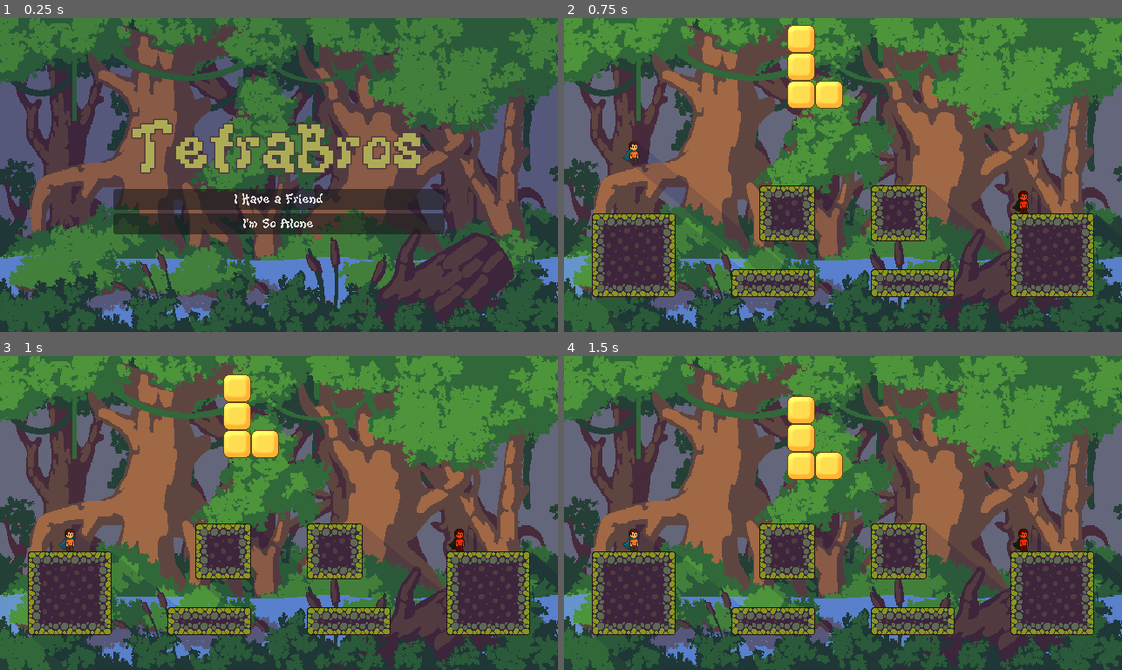
Above: before the commit, frames 1-4 (two rows, left to right).
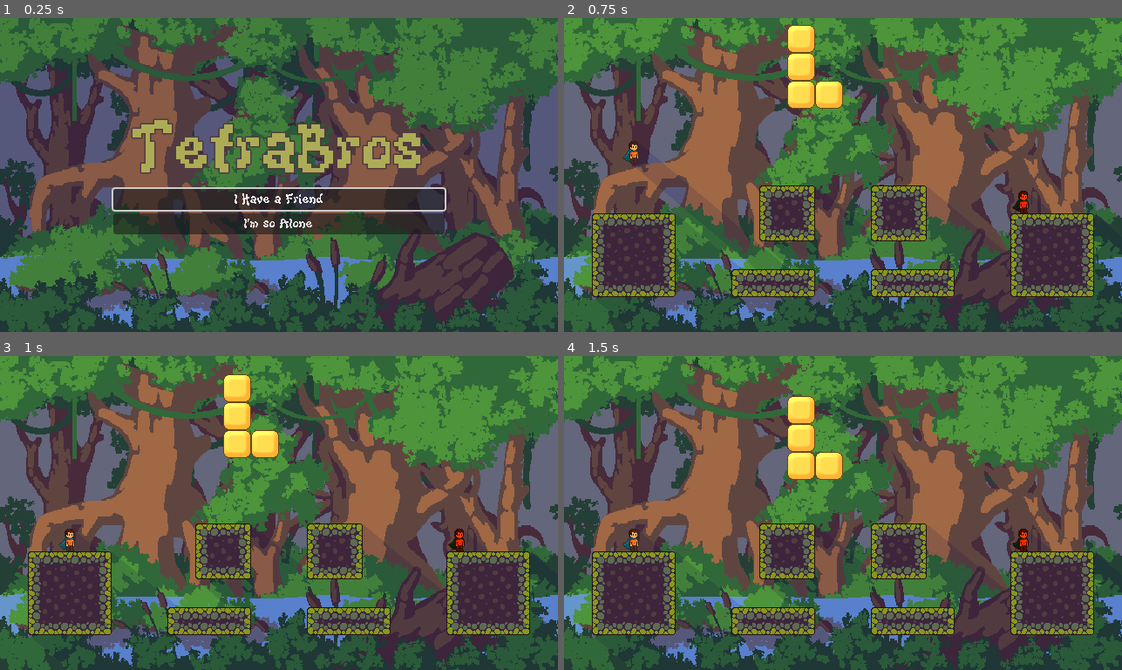
Above: after the commit, the same moments.

Repository: Elagoht/TetraBros
Game: Godot game, scene res://levels/main_menu/MainMenu.tscn
Two runs of this game, one before a commit and one after it. Both use one fixed random seed, a clock stepped at 60 frames per second and the inputs below.
Inputs:
- Up to frame 1 (0.25 s): no input
- Up to frame 2 (0.75 s): click "I Have a Friend" at 0.5 s
- Up to frame 3 (1 s): no input
- Up to frame 4 (1.5 s): no input

The runs differ from the first frame. In frame 1, 0.8% of the frame differs, in the area x 20-80%, y 53-67%; in frame 2, nothing differs; in frame 3, nothing differs; in frame 4, nothing differs.

Commit message:
feat: implement scoreboard UI with player HUDs and star rating system

Diff:
--- /dev/null
+++ b/hud/scoreboard/ScoreBoard.tscn
@@ -0,0 +1,27 @@
+[gd_scene load_steps=3 format=3 uid="uid://dldc6kn3d51mx"]
+
+[ext_resource type="Script" uid="uid://c6j8mudbhvydb" path="res://hud/scoreboard/score_board.gd" id="1_eipgc"]
+[ext_resource type="PackedScene" uid="uid://kki1dbdcnjfp" path="res://hud/scoreboard/player_hud.tscn" id="1_hojm0"]
+
+[node name="ScoreBoard" type="Control"]
+layout_mode = 3
+anchors_preset = 0
+script = ExtResource("1_eipgc")
+
+[node name="AspectRatioContainer" type="AspectRatioContainer" parent="."]
+layout_mode = 0
+offset_right = 40.0
+offset_bottom = 40.0
+
+[node name="HBoxContainer" type="HBoxContainer" parent="AspectRatioContainer"]
+layout_mode = 2
+
+[node name="PlayerHUD" parent="AspectRatioContainer/HBoxContainer" instance=ExtResource("1_hojm0")]
+layout_mode = 2
+player_name = "Elagoht"
+
+[node name="Player2HUD" parent="AspectRatioContainer/HBoxContainer" instance=ExtResource("1_hojm0")]
+layout_mode = 2
+player_name = "imns"
+id = 1
+revert = true
--- /dev/null
+++ b/hud/scoreboard/player_hud.gd
@@ -0,0 +1,28 @@
+extends VBoxContainer
+
+@export var player_name: String = ""
+@export var id: int = 0
+@export var revert: bool = false
+const star_resource = preload("res://hud/scoreboard/star.png")
+
+func _ready() -> void:
+	$PlayerName.text = player_name
+
+func update_score(new_score: int) -> void:
+	var stars = []
+	for i in range(3):
+		var star = TextureRect.new()
+		star.texture = star_resource
+		star.modulate = Color(1, 1, 1) if i < new_score else Color(0.5, 0.5, 0.5)
+		stars.append(star)
+
+	if revert:
+		stars.reverse()
+
+	clear_container($StarsContainer)
+	for star in stars:
+		$StarsContainer.add_child(star)
+
+func clear_container(container: Control) -> void:
+	for child in container.get_children():
+		child.queue_free()
--- /dev/null
+++ b/hud/scoreboard/player_hud.tscn
@@ -0,0 +1,13 @@
+[gd_scene load_steps=2 format=3 uid="uid://kki1dbdcnjfp"]
+
+[ext_resource type="Script" uid="uid://dk6lhq52t2x0n" path="res://hud/scoreboard/player_hud.gd" id="1_11wgq"]
+
+[node name="PlayerHUD" type="VBoxContainer"]
+script = ExtResource("1_11wgq")
+
+[node name="PlayerName" type="Label" parent="."]
+layout_mode = 2
+text = "Elagoht"
+
+[node name="Stars" type="HBoxContainer" parent="."]
+layout_mode = 2
--- /dev/null
+++ b/hud/scoreboard/score_board.gd
@@ -0,0 +1,12 @@
+extends Control
+
+@onready var huds := [
+	$AspectRatioContainer/HBoxContainer/PlayerHUD,
+	$AspectRatioContainer/HBoxContainer/Player2HUD
+]
+
+@onready var score = Vector2i.ZERO
+
+func update_scoreboard() -> void:
+	for player in range(2):
+		huds[player].update_score(score.x if player == 0 else score.y)
--- a/levels/main_menu/MainMenu.tscn
+++ b/levels/main_menu/MainMenu.tscn
@@ -1,5 +1,6 @@
-[gd_scene load_steps=8 format=3 uid="uid://cbrw6lijdpoon"]
+[gd_scene load_steps=13 format=3 uid="uid://cbrw6lijdpoon"]
 
+[ext_resource type="Script" uid="uid://b4nd4eutekxm" path="res://levels/main_menu/main_menu.gd" id="1_n16n0"]
 [ext_resource type="Texture2D" uid="uid://d1t00tktunkj5" path="res://environment/tilemaps/Background.png" id="1_u3gj5"]
 [ext_resource type="FontFile" uid="uid://lawbeh6q3yw7" path="res://fonts/KiwiSoda.ttf" id="2_g0bau"]
 [ext_resource type="Script" uid="uid://6iu5qp6ju8dq" path="res://levels/main_menu/button_quit.gd" id="4_n16n0"]
@@ -14,6 +15,13 @@
 [sub_resource type="Theme" id="Theme_g0bau"]
 default_font = ExtResource("2_g0bau")
 
+[sub_resource type="InputEventKey" id="InputEventKey_g0bau"]
+device = -1
+physical_keycode = 4194309
+
+[sub_resource type="Shortcut" id="Shortcut_n16n0"]
+events = [SubResource("InputEventKey_g0bau")]
+
 [sub_resource type="GDScript" id="GDScript_ahxuy"]
 script/source = "extends Button
 
@@ -21,8 +29,15 @@
 	get_tree().change_scene_to_file(\"res://levels/ArenaOne.tscn\")
 "
 
-[sub_resource type="Theme" id="Theme_8wp8n"]
+[sub_resource type="Theme" id="Theme_u3gj5"]
 default_font = ExtResource("2_g0bau")
+
+[sub_resource type="InputEventKey" id="InputEventKey_ahxuy"]
+device = -1
+keycode = 4194305
+
+[sub_resource type="Shortcut" id="Shortcut_hr1d4"]
+events = [SubResource("InputEventKey_ahxuy")]
 
 [node name="Control" type="Control"]
 layout_mode = 3
@@ -31,6 +46,7 @@
 anchor_bottom = 1.0
 grow_horizontal = 2
 grow_vertical = 2
+script = ExtResource("1_n16n0")
 
 [node name="Background" type="Sprite2D" parent="."]
 position = Vector2(320, 180)
@@ -63,14 +79,16 @@
 layout_mode = 2
 tooltip_text = "This game requires exact 2 players to be played."
 theme = SubResource("Theme_g0bau")
+shortcut = SubResource("Shortcut_n16n0")
 text = "I Have a Friend"
 script = SubResource("GDScript_ahxuy")
 
 [node name="Quit" type="Button" parent="VBoxContainer"]
 layout_mode = 2
-tooltip_text = "This game requires exact 2 players to be played."
-theme = SubResource("Theme_8wp8n")
-text = "I'm So Alone"
+tooltip_text = "Go and find a friend"
+theme = SubResource("Theme_u3gj5")
+shortcut = SubResource("Shortcut_hr1d4")
+text = "I'm so Alone"
 script = ExtResource("4_n16n0")
 
 [connection signal="pressed" from="VBoxContainer/Play" to="VBoxContainer/Play" method="_on_pressed"]
--- /dev/null
+++ b/levels/main_menu/main_menu.gd
@@ -0,0 +1,4 @@
+extends Control
+
+func _ready():
+		$VBoxContainer/Play.grab_focus()
--- a/project.godot
+++ b/project.godot
@@ -25,6 +25,14 @@
 
 [input]
 
+ui_accept={
+"deadzone": 0.5,
+"events": [Object(InputEventKey,"resource_local_to_scene":false,"resource_name":"","device":0,"window_id":0,"alt_pressed":false,"shift_pressed":false,"ctrl_pressed":false,"meta_pressed":false,"pressed":false,"keycode":4194309,"physical_keycode":0,"key_label":0,"unicode":0,"location":0,"echo":false,"script":null)
+, Object(InputEventKey,"resource_local_to_scene":false,"resource_name":"","device":0,"window_id":0,"alt_pressed":false,"shift_pressed":false,"ctrl_pressed":false,"meta_pressed":false,"pressed":false,"keycode":4194310,"physical_keycode":0,"key_label":0,"unicode":0,"location":0,"echo":false,"script":null)
+, Object(InputEventKey,"resource_local_to_scene":false,"resource_name":"","device":0,"window_id":0,"alt_pressed":false,"shift_pressed":false,"ctrl_pressed":false,"meta_pressed":false,"pressed":false,"keycode":32,"physical_keycode":0,"key_label":0,"unicode":32,"location":0,"echo":false,"script":null)
+, Object(InputEventJoypadButton,"resource_local_to_scene":false,"resource_name":"","device":-1,"button_index":0,"pressure":0.0,"pressed":false,"script":null)
+]
+}
 move_left_1={
 "deadzone": 0.2,
 "events": [Object(InputEventKey,"resource_local_to_scene":false,"resource_name":"","device":0,"window_id":0,"alt_presse …(189 unchanged characters)…
Not shown, added: hud/scoreboard/player_hud.gd.uid
Not shown, added: hud/scoreboard/score_board.gd.uid
Binary file added: hud/scoreboard/star.png
Not shown, added: hud/scoreboard/star.png.import
Not shown, added: levels/main_menu/main_menu.gd.uid
